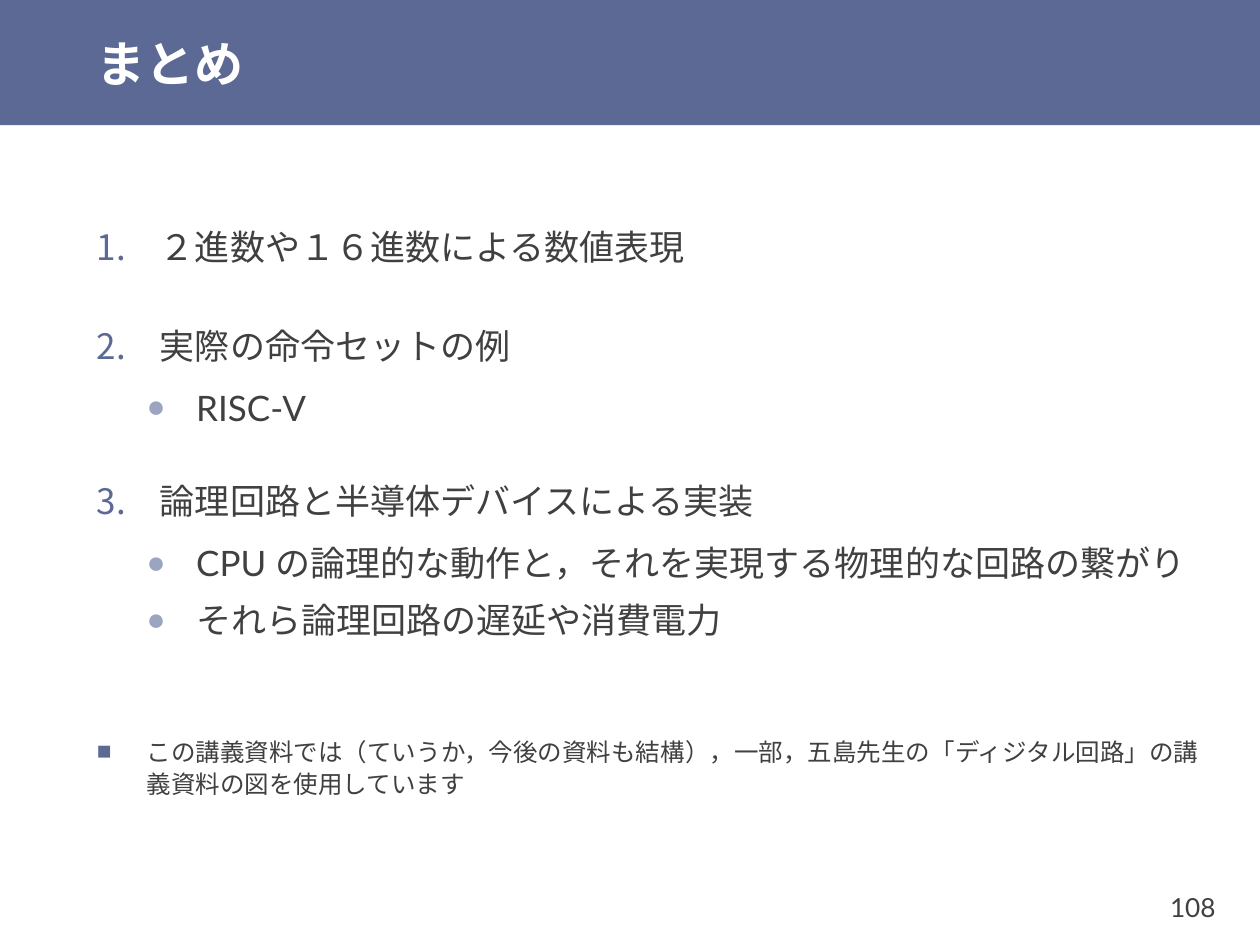
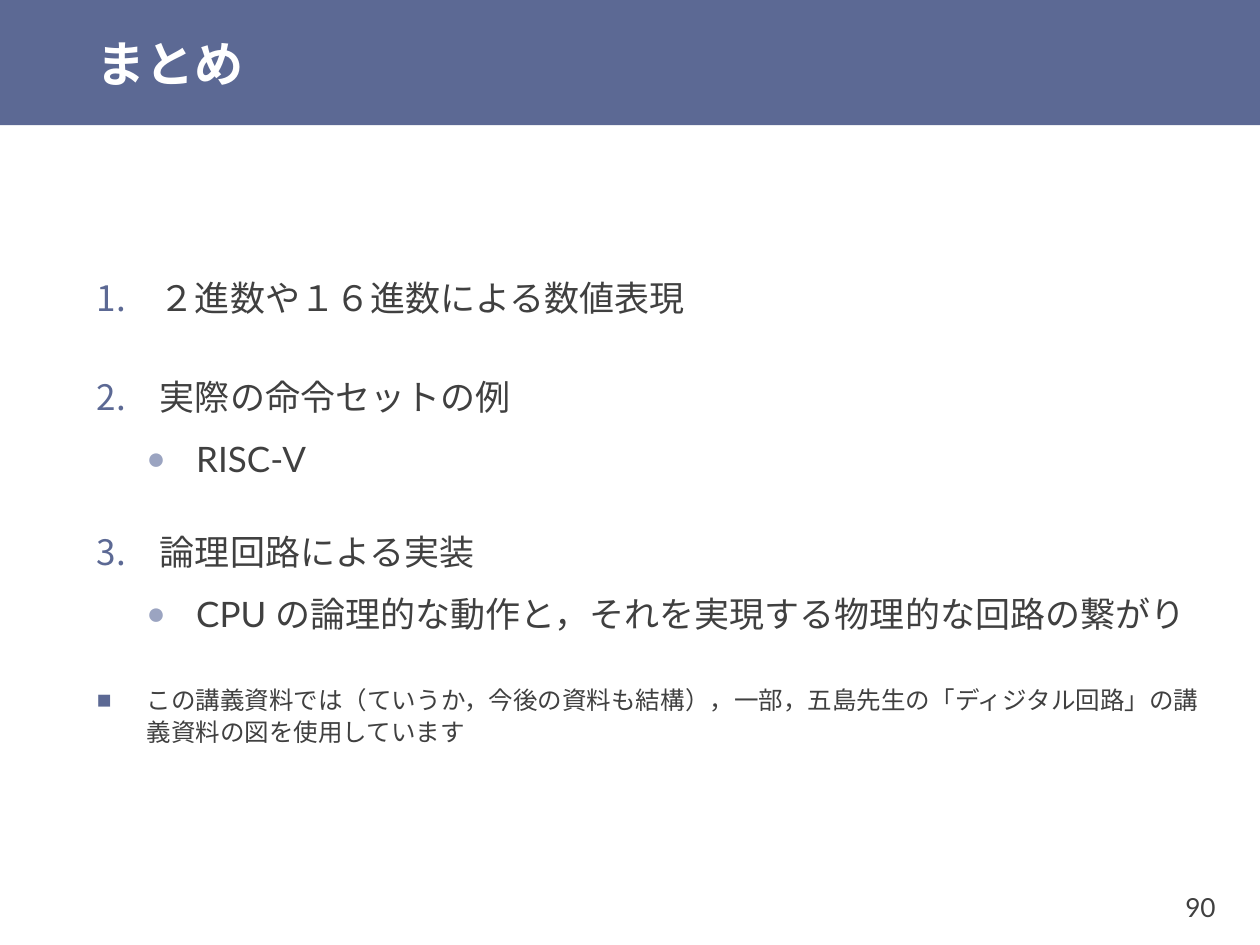
Before and after one commit to shioyadan/otya-computer-architecture-i, a slide deck: slide 90 of cai-shioya-03.pptx (slide 108 before the commit). Drawn at 1260x945 pixels with LibreOffice and Linux fonts; fonts in the diff are those of the drawing. Boxes give left, top, right and bottom in pixels: in the first picture for what was removed or moved away, otherwise in the second. Text is boxed around its words. In the diff, an @@ line names an element or a change of style, - is before the commit and + after.

```diff
--- a/cai-shioya-03.pptx
+++ b/cai-shioya-03.pptx
@@ text at bbox=[160, 535, 474, 568]: text changed @@
-3. 論理回路と半導体デバイスによる実装
+3. 論理回路による実装
@@ text at bbox=[196, 603, 722, 636]: paragraph removed @@
-  ● それら論理回路の遅延や消費電力
@@ page number at bbox=[1185, 898, 1215, 917]: text changed @@
-108
+90
```
Also in this commit, not shown: 2 other slides changed, 26 slides removed, 4 other files.
